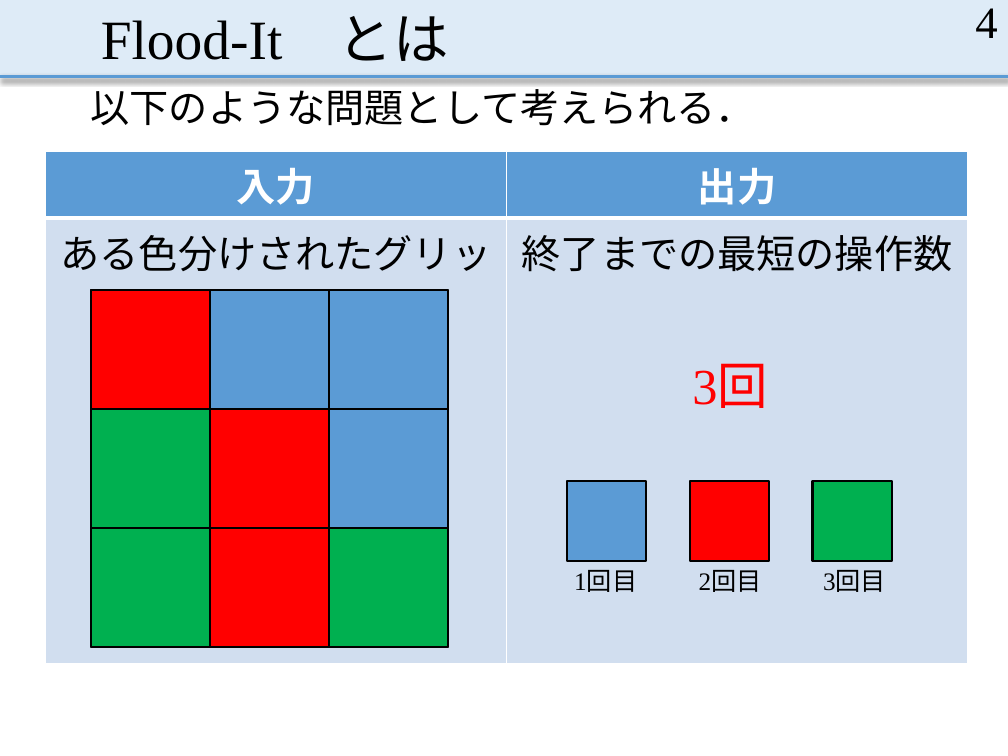
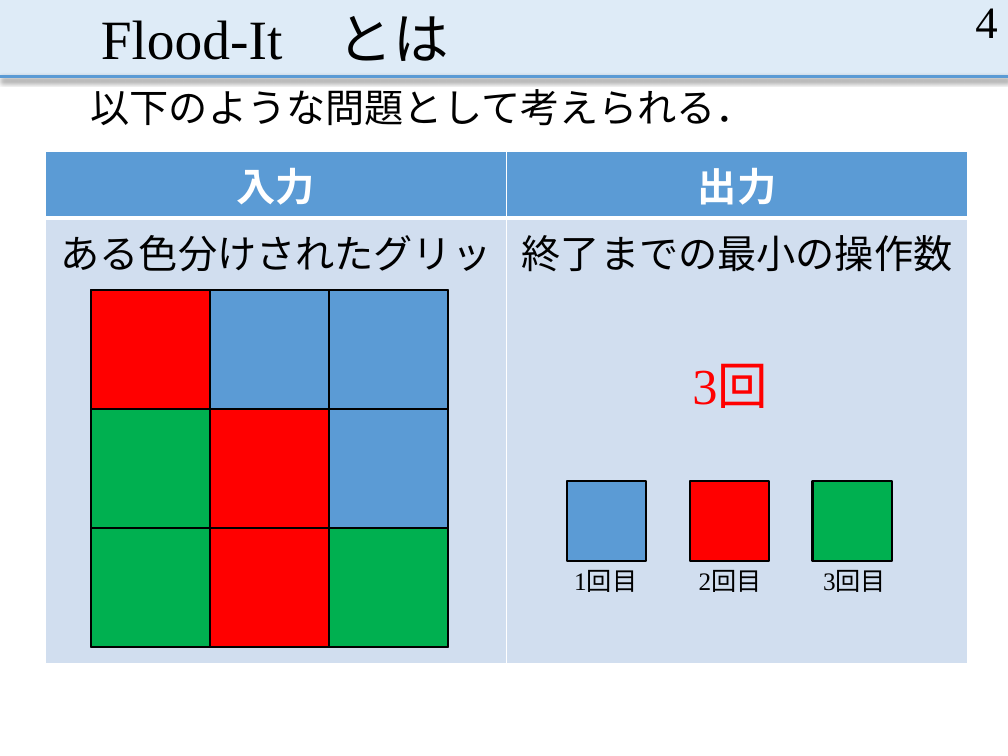
Before and after one commit to MasayaOda/SR, a slide deck: slide 4 of 中間発表.pptx. Drawn at 1008x756 pixels with LibreOffice and Linux fonts; fonts in the diff are those of the drawing. Boxes give left, top, right and bottom in pixels: in the first picture for what was removed or moved away, otherwise in the second. Text is boxed around its words. In the diff, an @@ line names an element or a change of style, - is before the commit and + after.

```diff
--- a/中間発表.pptx
+++ b/中間発表.pptx
@@ table at bbox=[45, 151, 969, 661] @@
-row 2, column 2: 終了までの最短の操作数
+row 2, column 2: 終了までの最小の操作数
```
Also in this commit, not shown: 8 other slides changed, 3 slides added.
